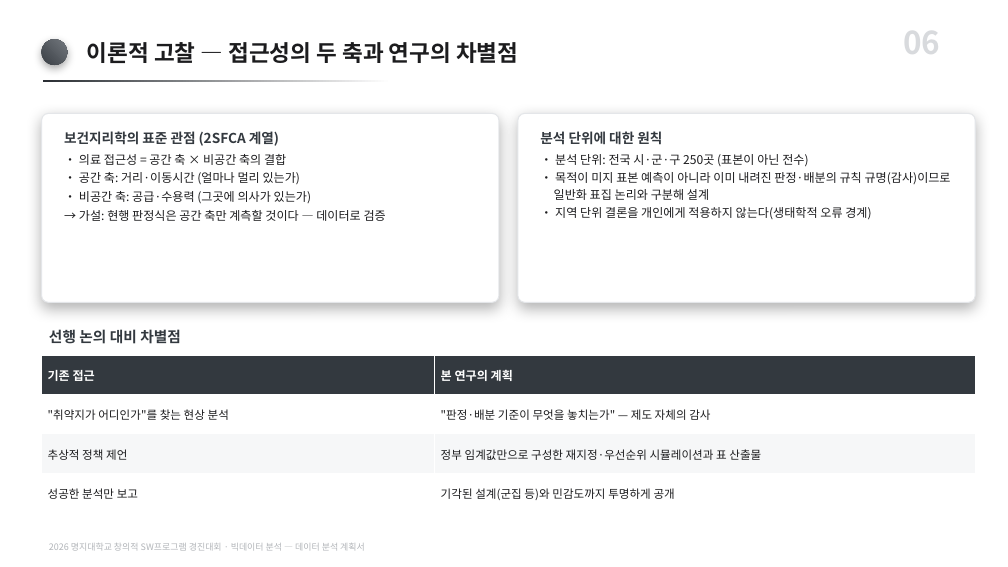
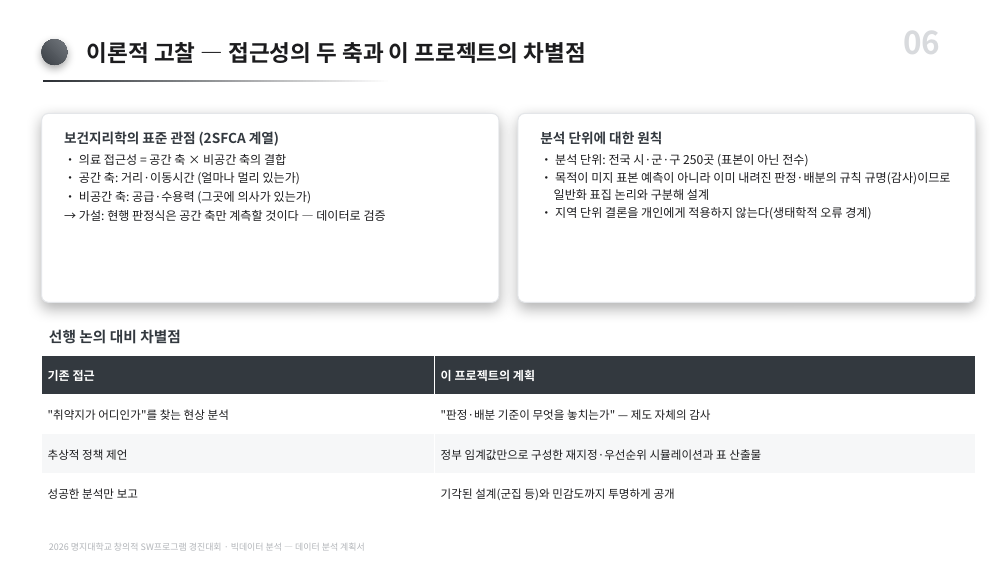
Before and after one commit to karvvan/maternity-care-policy-audit, a slide deck: slide 6 of 04_제출물/데이터분석_계획서.pptx. Drawn at 1008x567 pixels with LibreOffice and Linux fonts; fonts in the diff are those of the drawing. Boxes give left, top, right and bottom in pixels: in the first picture for what was removed or moved away, otherwise in the second. Text is boxed around its words. In the diff, an @@ line names an element or a change of style, - is before the commit and + after.

Commit message:
계획서 PPT 반영 — 희소성 논거 + 용어 정리
- 용어 정리(연구→프로젝트, 연구 질문→핵심 질문, RQ→Q) 문단 17개 적용.
- 희소성 논거를 '검증 타겟 2 — 배분 단계' 카드에 별도 항목으로 추가.
  처음엔 '왜 지금' 카드 마지막 줄에 이어 붙어 한 줄로 뭉쳤고 글머리표도
  빠졌다. 주제가 맞는 배분 카드로 옮기고 항목을 분리해 바로잡았다.
- PPT_패치에 insert_bullet_before() 추가. 문단 XML을 복제해 끼워 넣으므로
  서식이 유지된다. 문장을 기존 문단에 이어 붙이면 뭉치는 문제를 없앤다.
- 생성기도 같은 자리로 동기화해 재생성 시 되돌아가지 않게 함.

대표자가 직접 고친 문구(검증 타겟 1/2, '왜 지금, 데이터 분석이 필요한가?',
발단 제목 등) 전부 보존 확인.

```diff
--- a/04_제출물/데이터분석_계획서.pptx
+++ b/04_제출물/데이터분석_계획서.pptx
@@ text at (87,42,586,63): text changed @@
-이론적 고찰 — 접근성의 두 축과 연구의 차별점
+이론적 고찰 — 접근성의 두 축과 이 프로젝트의 차별점
@@ table at (42,355,975,513) @@
-row 1, column 2: 본 연구의 계획
+row 1, column 2: 이 프로젝트의 계획
```
Also in this commit, not shown: 8 other slides changed, 3 other files.
